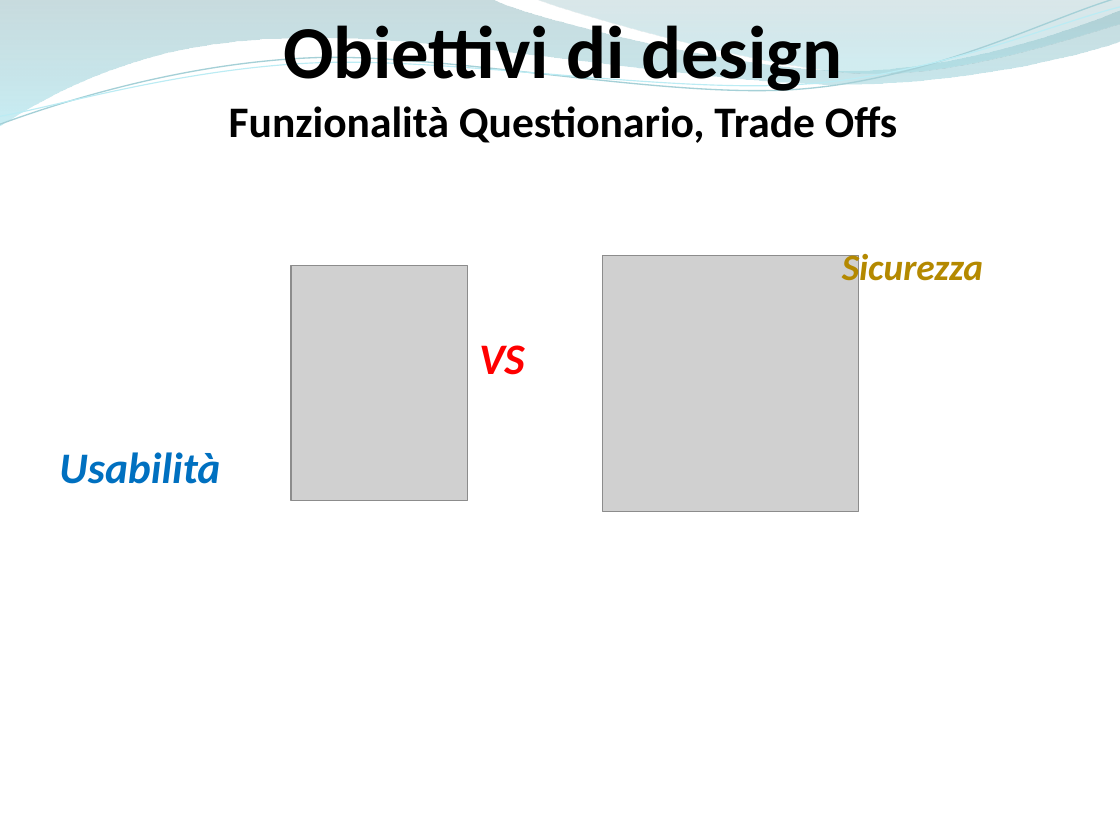
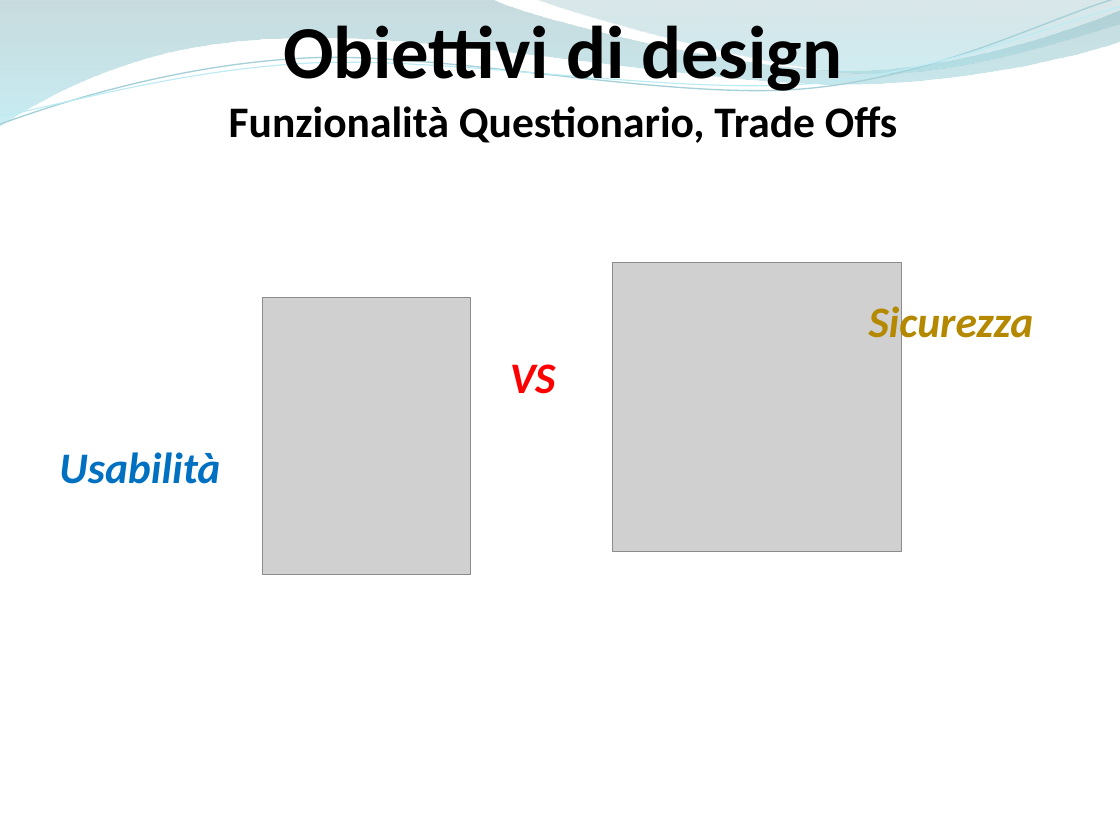
Before and after one commit to ammirate/at-silo, a slide deck: slide 17 of Presentazione/Atsilo3/Atsilo_H_PresentazioneFinale.pptx (slide 18 before the commit). Drawn at 1120x840 pixels with LibreOffice and Linux fonts; fonts in the diff are those of the drawing; grey boxes stand for pictures. Boxes give left, top, right and bottom in pixels: in the first picture for what was removed or moved away, otherwise in the second. Text is boxed around its words. In the diff, an @@ line names an element or a change of style, - is before the commit and + after.

```diff
--- a/Presentazione/Atsilo3/Atsilo_H_PresentazioneFinale.pptx
+++ b/Presentazione/Atsilo3/Atsilo_H_PresentazioneFinale.pptx
@@ picture: place and size @@
-picture at [603, 255, 858, 511]
+picture at [613, 262, 902, 551]
@@ picture: place and size @@
-picture at [291, 265, 467, 501]
+picture at [262, 298, 469, 575]
@@ text "Sicurezza": place and size @@
-text "Sicurezza" at [842, 254, 983, 290]
+text "Sicurezza" at [869, 301, 1034, 348]
@@ text "Sicurezza" at [869, 301, 1034, 348]: size 24 to 28 pt @@
@@ text "VS": place and size @@
-text "VS" at [479, 345, 525, 375]
+text "VS" at [510, 364, 556, 394]
```
Also in this commit, not shown: 27 other slides changed, 1 slide added, 1 slide removed, 4 other files.
